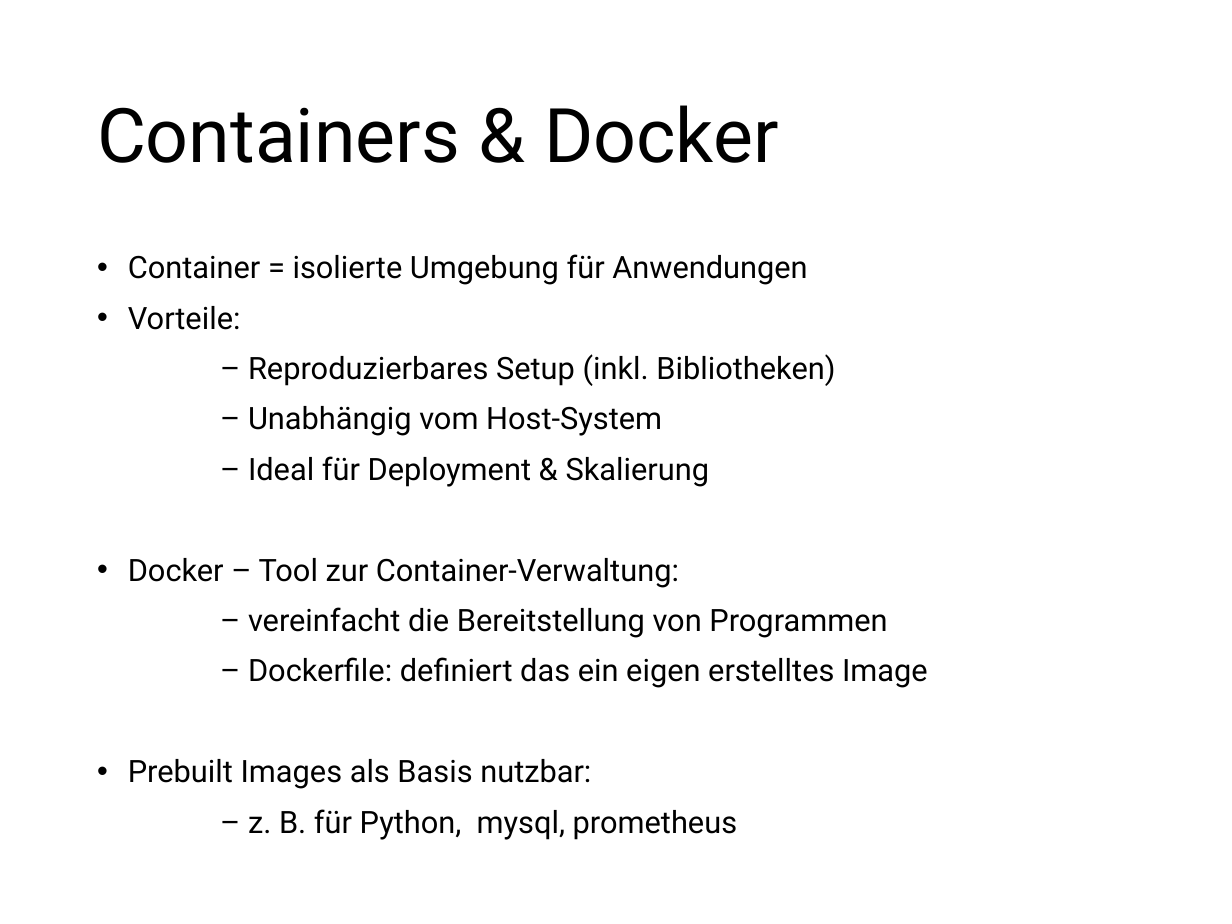
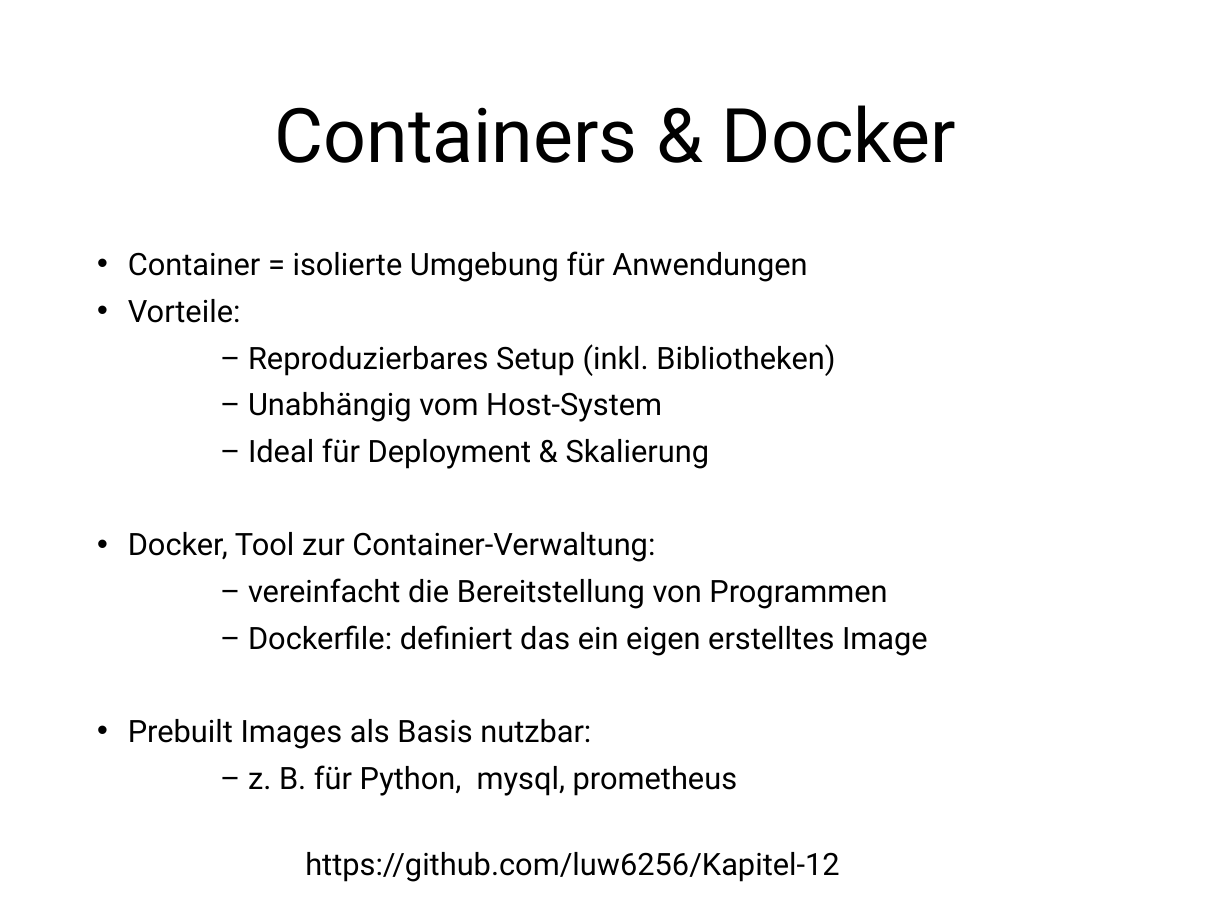
Before and after one commit to luw6256/Kapitel-12, a slide deck: slide 9 of Kapitel12.pptx (slide 8 before the commit). Drawn at 1232x924 pixels with LibreOffice and Linux fonts; fonts in the diff are those of the drawing. Boxes give left, top, right and bottom in pixels: in the first picture for what was removed or moved away, otherwise in the second. Text is boxed around its words. In the diff, an @@ line names an element or a change of style, - is before the commit and + after.

```diff
--- a/Kapitel12.pptx
+++ b/Kapitel12.pptx
@@ title "Containers & Docker" at box(275, 105, 956, 163): alignment left to centre @@
@@ text at box(128, 251, 928, 796): line spacing 0.9 to 0.8 @@
@@ text at box(128, 532, 655, 562): text changed @@
-• Docker – Tool zur Container-Verwaltung:
+• Docker, Tool zur Container-Verwaltung:
@@ text added at box(305, 852, 839, 882), 18 pt, text #000000 @@
+https://github.com/luw6256/Kapitel-12
```
Also in this commit, not shown: 10 other slides changed, 3 slides added, 1 slide removed, 2 other files.
